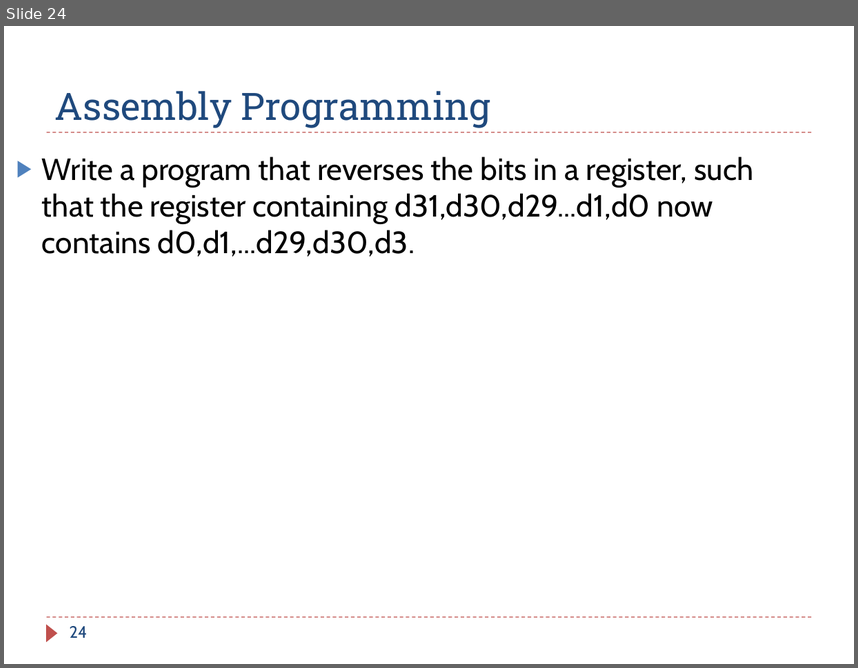
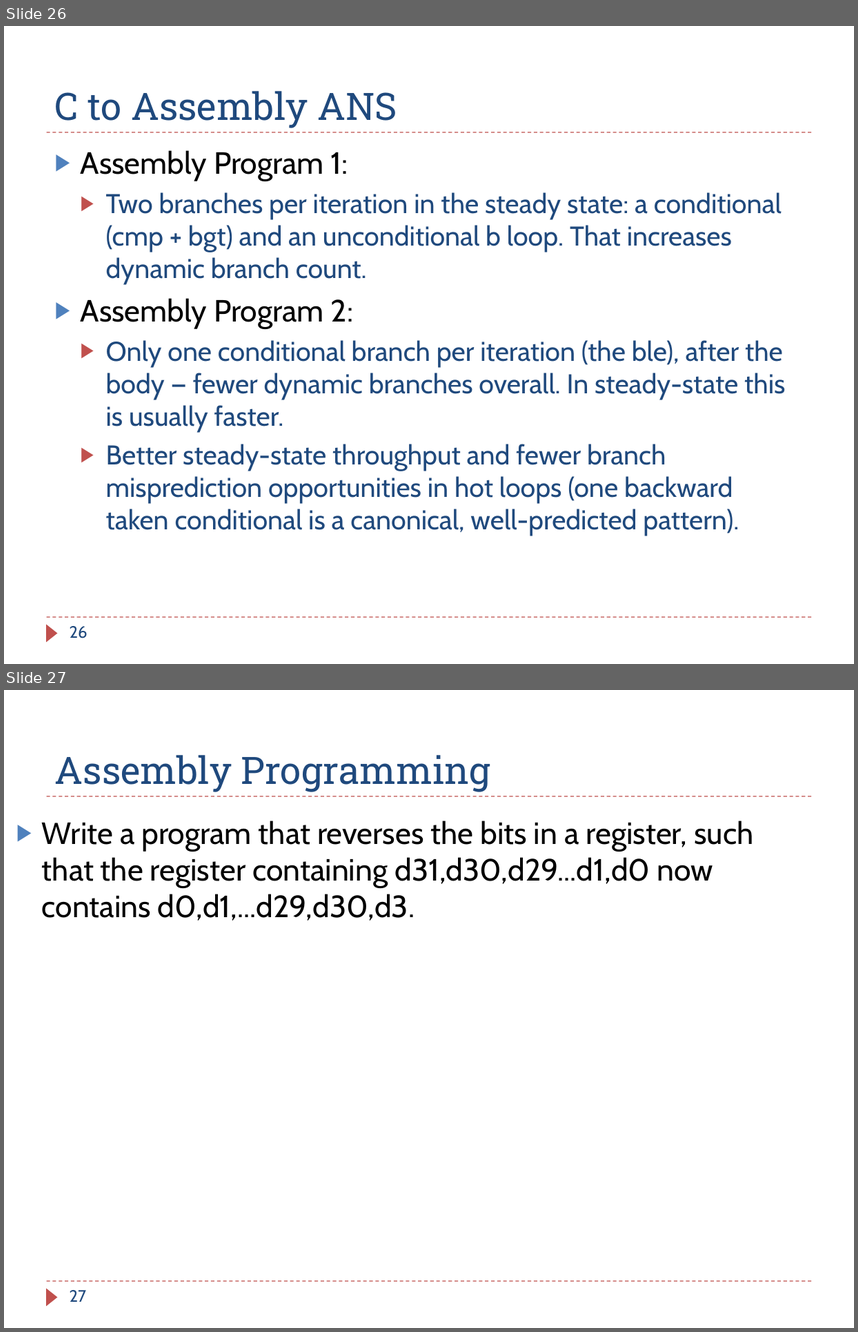
Before and after one commit to guhofstra/CSC111Fa25, a slide deck: PPTs/Ch6_ARM_Control_Flow_Exercises_ANS.pptx. Shown one above the other, each under a label of ours: slide 24 before the commit, slides 26 and 27 after it. The pictures are 858x668 and 858x1332 pixels, drawn with LibreOffice and Linux fonts; fonts in the diff are those of the drawing. Boxes give left, top, right and bottom in pixels: in the first picture for what was removed or moved away, otherwise in the second. Text is boxed around its words. In the diff, an @@ line names an element or a change of style, - is before the commit and + after.

```diff
--- a/PPTs/Ch6_ARM_Control_Flow_Exercises_ANS.pptx
+++ b/PPTs/Ch6_ARM_Control_Flow_Exercises_ANS.pptx
@@ slide 26 added at <box>4,26,854,664</box>, background #FFFFFF; not listed: 3 template elements that a slide beside it also shows @@
@@ title added at <box>55,91,397,128</box>, 32 pt, text #1F497D @@
+C to Assembly ANS
@@ text added at <box>81,150,785,536</box>, 23 pt, text #1F497D @@
+▶ Assembly Program 1:
+  ▶ Two branches per iteration in the steady state: a conditional (cmp + bgt) and an unconditional b loop. That increases dynamic branch count.
+▶ Assembly Program 2:
+  ▶ Only one conditional branch per iteration (the ble), after the body — fewer dynamic branches overall. In steady-state this is usually faster.
+  ▶ Better steady-state throughput and fewer branch misprediction opportunities in hot loops (one backward taken conditional is a canonical, well-predicted pattern).
@@ page number added at <box>70,626,87,638</box>, 14 pt, text #1F497D @@
+26
@@ what was slide 24 is now slide 27 @@
@@ page number at <box>70,1290,87,1301</box>: text changed @@
-24
+27
```
Also in this commit, not shown: 2 other slides added, 2 other files.
